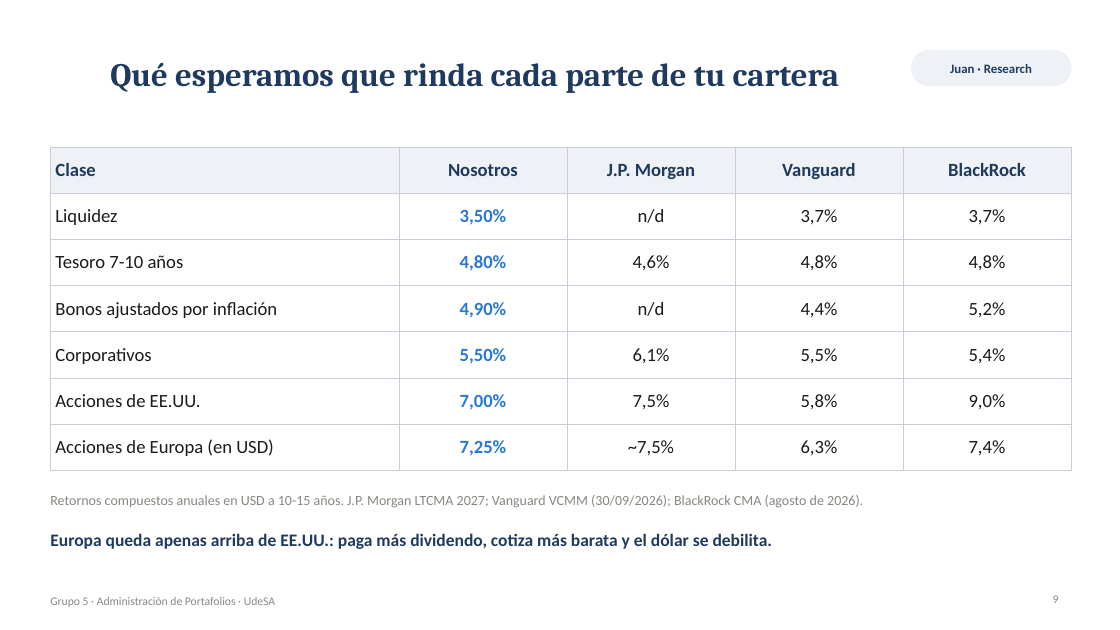
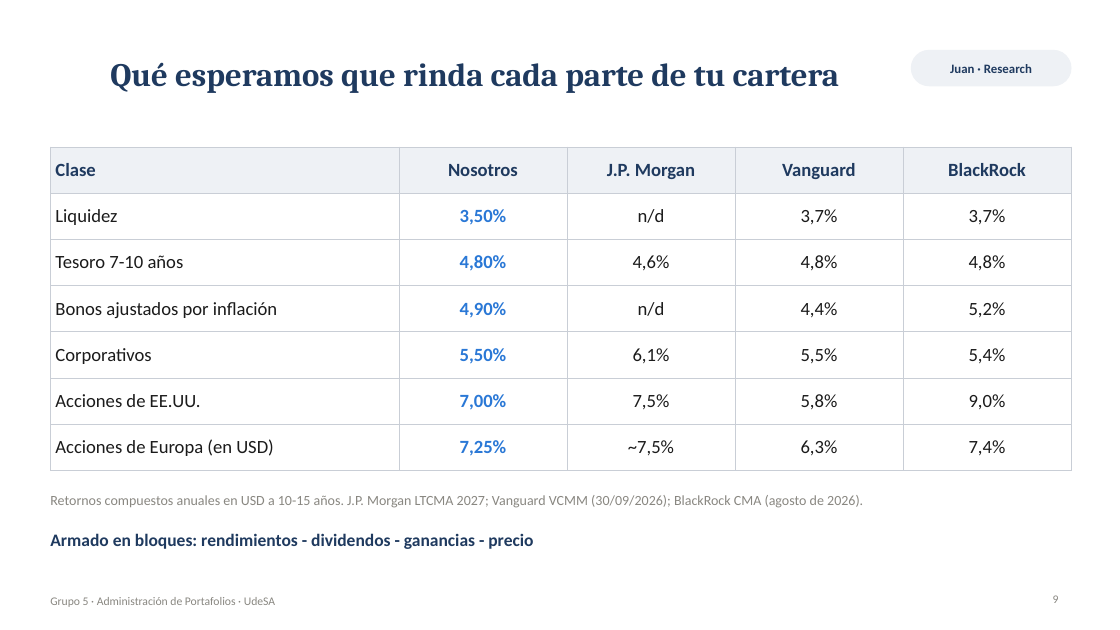
Before and after one commit to juan-albamonte/tp-portafolios-grupo5, a slide deck: slide 9 of docs/entregables/deck.pptx. Drawn at 1120x630 pixels with LibreOffice and Linux fonts; fonts in the diff are those of the drawing. Boxes give left, top, right and bottom in pixels: in the first picture for what was removed or moved away, otherwise in the second. Text is boxed around its words. In the diff, an @@ line names an element or a change of style, - is before the commit and + after.

Commit message:
Cierre para la entrega: correcciones finales de texto (RELX, rango de Europa, retornos de acciones, reserva de liquidez) y deck con los últimos cambios

```diff
--- a/docs/entregables/deck.pptx
+++ b/docs/entregables/deck.pptx
@@ text at (50,533,533,549): text changed @@
-Europa queda apenas arriba de EE.UU.: paga más dividendo, cotiza más barata y el dólar se debilita.
+Armado en bloques: rendimientos - dividendos - ganancias - precio
```
Also in this commit, not shown: 3 other slides changed, 7 other files.
